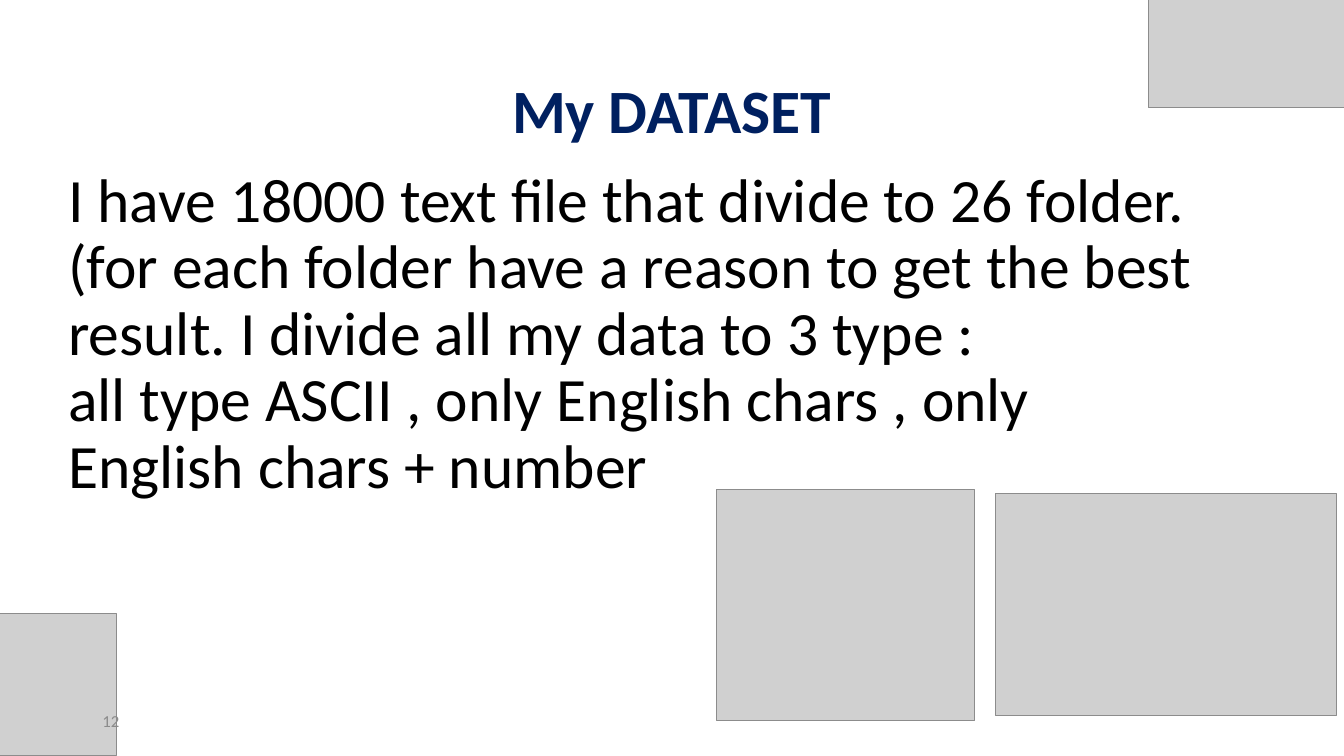
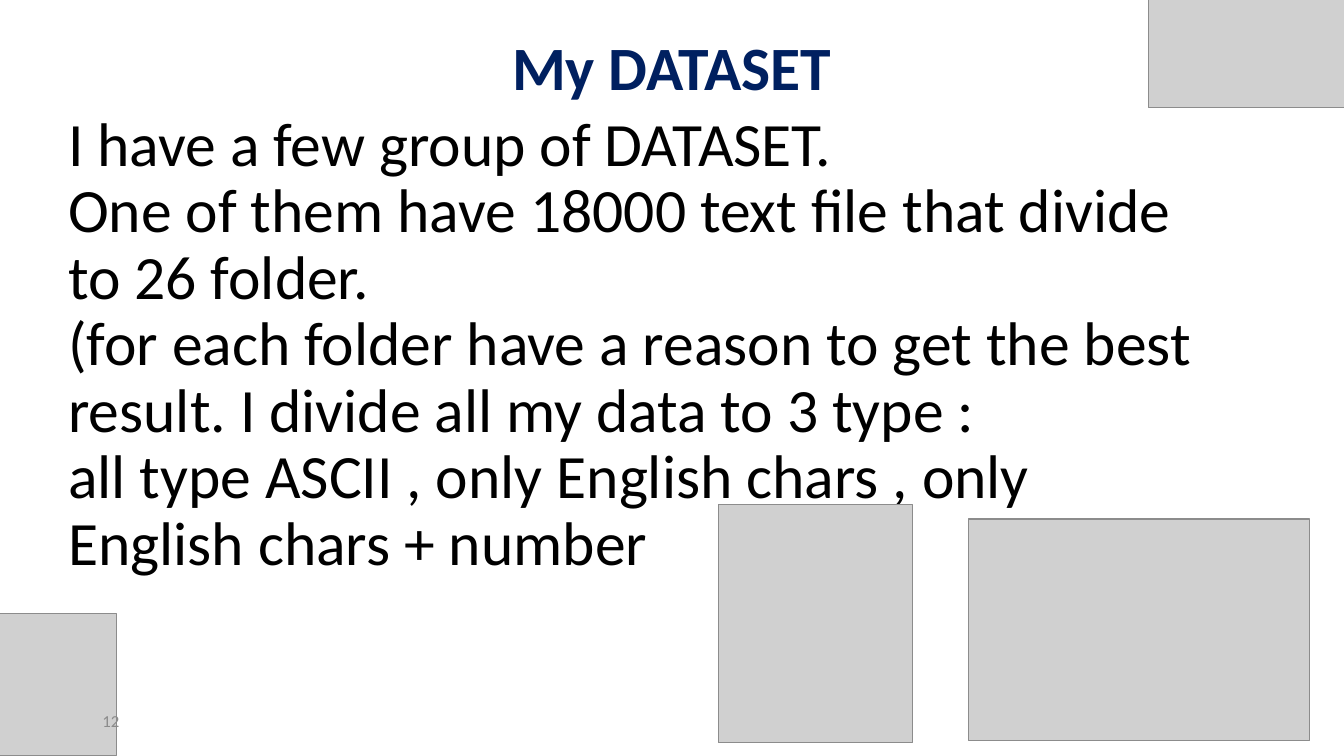
Before and after one commit to orelrahum/Ransomware_Code, a slide deck: slide 12 of Presentation.pptx. Drawn at 1344x756 pixels with LibreOffice and Linux fonts; fonts in the diff are those of the drawing; grey boxes stand for pictures. Boxes give left, top, right and bottom in pixels: in the first picture for what was removed or moved away, otherwise in the second. Text is boxed around its words. In the diff, an @@ line names an element or a change of style, - is before the commit and + after.

```diff
--- a/Presentation.pptx
+++ b/Presentation.pptx
@@ title "My DATASET": place and size @@
-title "My DATASET" at <box>512,92,831,143</box>
+title "My DATASET" at <box>512,49,831,100</box>
@@ text at <box>68,123,1191,576</box>: text changed @@
-I have 18000 text file that divide to 26 folder.
-(for each folder have a reason to get the best result. I divide all my data to 3 type :
-all type ASCII , only English chars , only English chars + number
+I have a few group of DATASET.
+One of them have 18000 text file that divide to 26 folder.
+(for each folder have a reason to get the best result. I divide all my data to 3 type :
+all type ASCII , only English chars , only English chars + number
@@ picture: place and size @@
-picture at <box>717,490,975,722</box>
+picture at <box>719,505,913,743</box>
@@ picture: place and size @@
-picture at <box>996,494,1337,716</box>
+picture at <box>969,519,1310,741</box>
```
Also in this commit, not shown: 8 other slides changed, 4 slides added, 1 slide removed, 19 other files.
